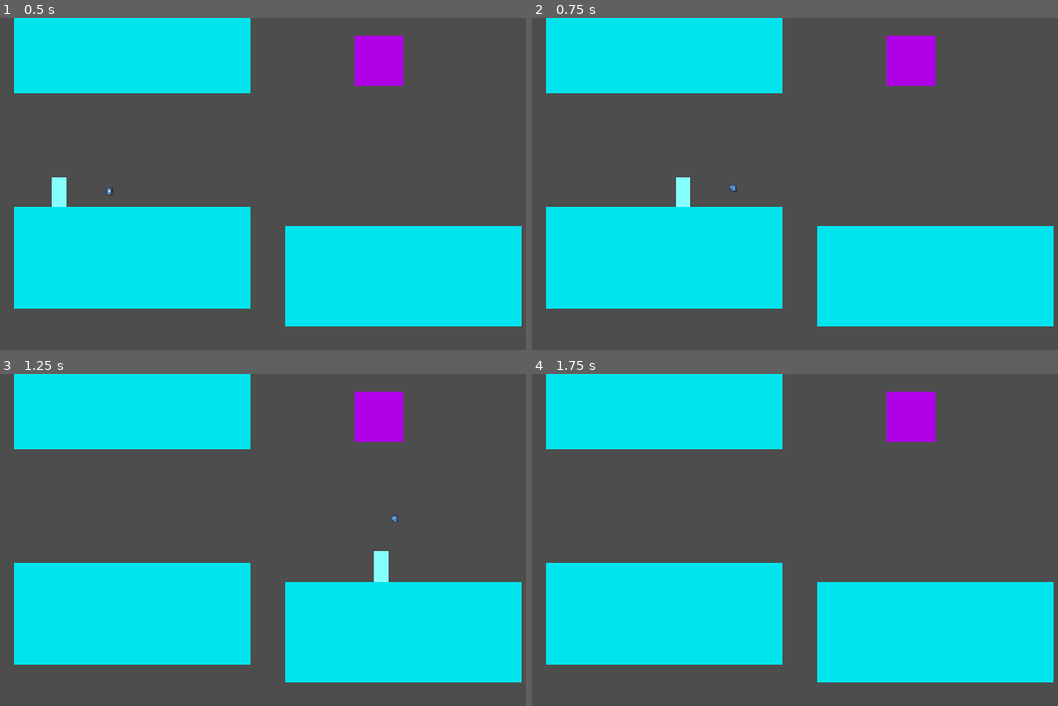
Above: before the commit, frames 1-4 (two rows, left to right).
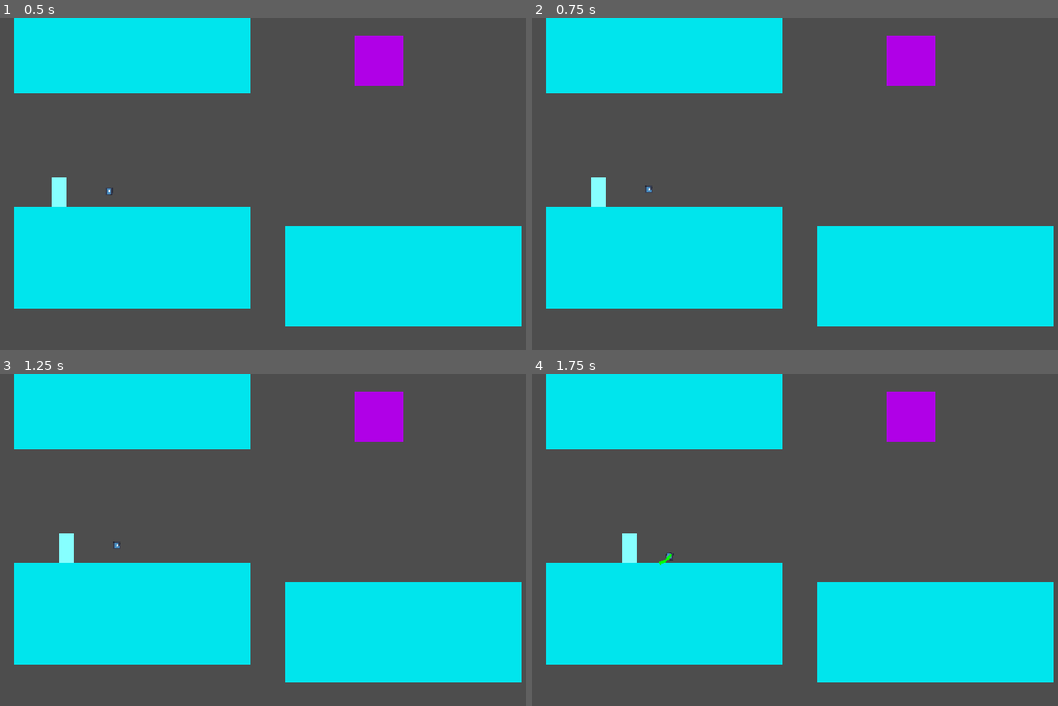
Above: after the commit, the same moments.

Repository: madgustoo/sandbox
Game: Godot game, scene res://main.tscn
Two runs of this game, one before a commit and one after it. Both use one fixed random seed, a clock stepped at 60 frames per second and the inputs below. The engine's default icon, where the game draws it, is replaced by a stand-in: a white triangle on a blue panel in a dark square.
Inputs (mouse positions are in pixels of both pictures, inside the frame that each line leads up to):
- Up to frame 1 (0.5 s): no input
- Up to frame 2 (0.75 s): tap Enter at 0.5 s; move the mouse to (915, 167) at 0.52 s; press the mouse at (915, 167) at 0.53 s; hold Right (ui_right) from 0.53 s (still down)
- Up to frame 3 (1.25 s): keep holding Right (ui_right); tap W (jump) at 0.77, 0.8, 1.07 s
- Up to frame 4 (1.75 s): keep holding Right (ui_right); move the mouse to (668, 556) at 1.27 s; release the mouse at (668, 556) at 1.28 s; tap W (jump) at 1.35, 1.52 s; click (668, 556) at 1.55 s

Frame 1 is identical in both runs. In frame 2, 0.5% of the frame differs, in the area x 11-40%, y 48-57%; in frame 3, 0.5%, in the area x 11-76%, y 42-63%; in frame 4, 0.3%.

Commit message:
Jumping player state (#3)
* Update player.gd

* Update rope_verlet.gd

Diff:
--- a/scripts/player.gd
+++ b/scripts/player.gd
@@ -13,6 +13,7 @@
 
 # Where projectiles spawn out from
 @onready var shooter: Marker2D = $Arm/Crossair/Shooter
+@onready var sprite_2d: Sprite2D = $Arm/Crossair/Sprite2D
 
 var rope_verlet = preload("res://rope.tscn")
 
@@ -21,6 +22,7 @@
 
 enum State {
 	NORMAL,
+	JUMPING,
 	SWINGING
 }
 
@@ -46,29 +48,32 @@
 				velocity.x = direction * speed
 			else:
 				velocity.x = move_toward(velocity.x, 0, speed)
+			if Input.is_action_just_pressed("jump"):
+				state = State.JUMPING
+				velocity.y -= jump
+		State.JUMPING:
+			if is_on_floor():
+				state = State.NORMAL
+		State.SWINGING:
+			velocity.x = 0
+			pass
 
-			if Input.is_action_just_pressed("jump"):
-				velocity.y -= jump
+	if Input.is_action_just_pressed("click") || Input.is_action_just_released("click"):
+		try_swing()
 
-			if Input.is_action_just_pressed("click"):
-				try_swing()
-		State.SWINGING:
-			if Input.is_action_just_released("click"):
-				try_swing()
-
-			if Input.is_action_pressed("click"):
-				if rope:
-					rope.set_end_position(shooter.global_position)
+	# Hold rope
+	if Input.is_action_pressed("click"):
+		if rope:
+			rope.set_end_position(shooter.global_position)
 
 	# Update shooter aim
 	var aim_direction = (get_global_mouse_position() - arm.global_position).normalized()
 	arm.rotation = aim_direction.angle() + PI/2
 
-	# var angle = (get_global_mouse_position() - arm.global_position).angle()
-
 	if get_global_mouse_position().distance_to(arm.global_position) < radius:
 		# Can move freely, so at this range, the shooter now has the same global position as the cursor
 		shooter.global_position = get_global_mouse_position()
+		sprite_2d.global_position = get_global_mouse_position()
 	#else:
 		#crossair.global_position = Vector2(radius * cos(angle), radius * sin(angle))
 
--- a/scripts/rope_verlet.gd
+++ b/scripts/rope_verlet.gd
@@ -14,7 +14,7 @@
 
 @export var number_of_rope_segments: int = 50 # Rope length
 @export var rope_segment_length: float = 0.225 # The distance between rope segments
-@export var gravity: Vector2 = Vector2(0, 9.81)
+@export var gravity: Vector2 = Vector2(0, 9)
 @export var dampening: float = 0.98 # To control swinging, the higher the number, the higher the system willl oscillate until stopping (loss of enegery)
 
 @export var number_of_constraint_runs = 50; # To correct the rope, you can get stability with the rope by running 20 iterations, higher means slower but more accurate
@@ -25,6 +25,7 @@
 @export var bounce_factor = 0.1
 # @export var collection_clamp_amount = 0.1
 
+# For collision detection, checks it every (number_of_constraint_runs % collision_segment_interval) time
 @export var collision_segment_interval = 2
 
 ## To freeze rope start point. The start point is where the rope hits
